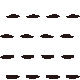
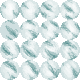
Revision of a layered 80x80 image; what changed, layer by layer:
added group "LinkenShield" with 1 layers above "flames" over [left=0, top=0, right=80, bottom=80]
added layer "LSS" in group "LinkenShield" over [left=0, top=0, right=80, bottom=80]
hid "shadows" over [left=0, top=14, right=80, bottom=79]
